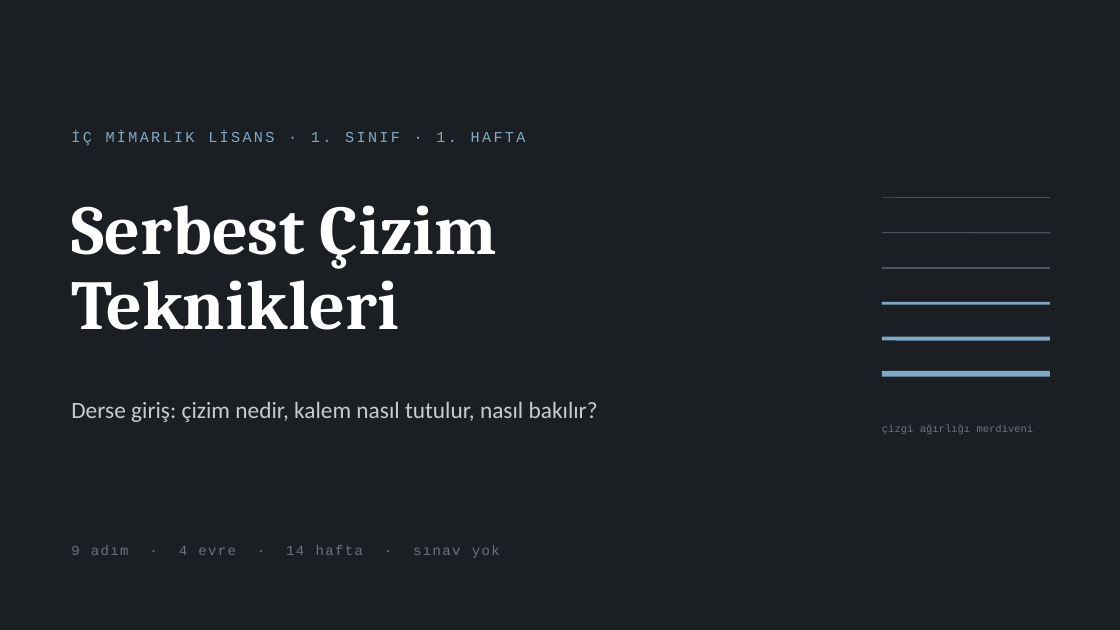
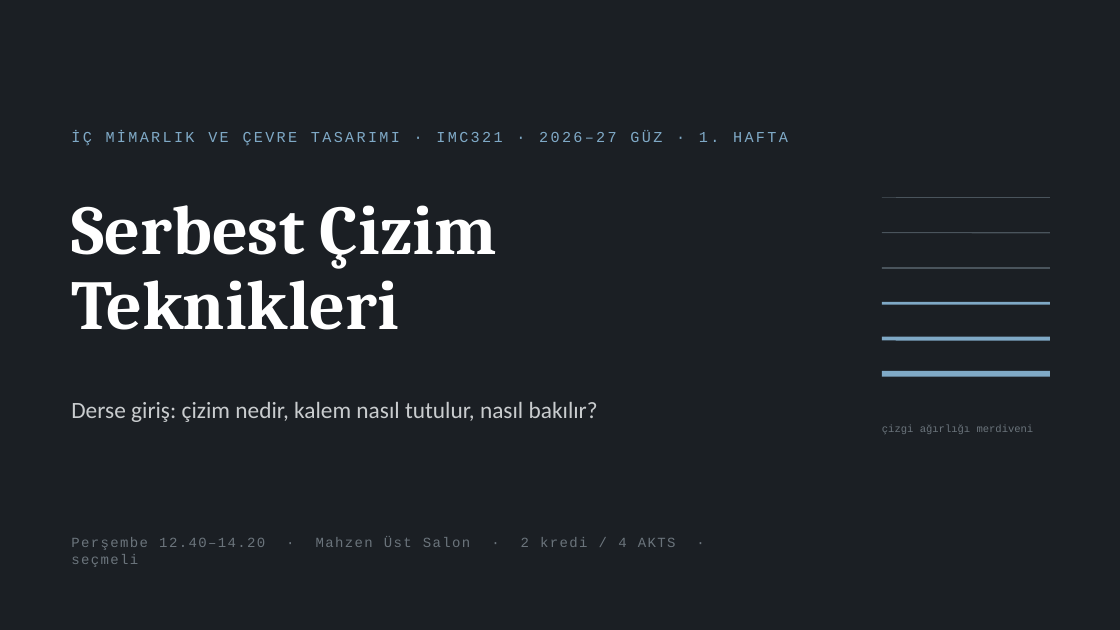
Before and after one commit to bunal91/sanat-ve-mekan, a slide deck: slide 1 of ders/serbest-cizim-teknikleri/02-1hafta-sunum.pptx. Drawn at 1120x630 pixels with LibreOffice and Linux fonts; fonts in the diff are those of the drawing. Boxes give left, top, right and bottom in pixels: in the first picture for what was removed or moved away, otherwise in the second. Text is boxed around its words. In the diff, an @@ line names an element or a change of style, - is before the commit and + after.

```diff
--- a/ders/serbest-cizim-teknikleri/02-1hafta-sunum.pptx
+++ b/ders/serbest-cizim-teknikleri/02-1hafta-sunum.pptx
@@ text at (x1=71, y1=131, x2=788, y2=146): text changed @@
-İÇ MİMARLIK LİSANS · 1. SINIF · 1. HAFTA
+İÇ MİMARLIK VE ÇEVRE TASARIMI · IMC321 · 2026–27 GÜZ · 1. HAFTA
@@ text at (x1=71, y1=537, x2=676, y2=550): text changed @@
-9 adım · 4 evre · 14 hafta · sınav yok
+Perşembe 12.40–14.20 · Mahzen Üst Salon · 2 kredi / 4 AKTS · seçmeli
```
Also in this commit, not shown: 12 other slides changed, 5 slides added, 4 slides removed, 2 other files.
